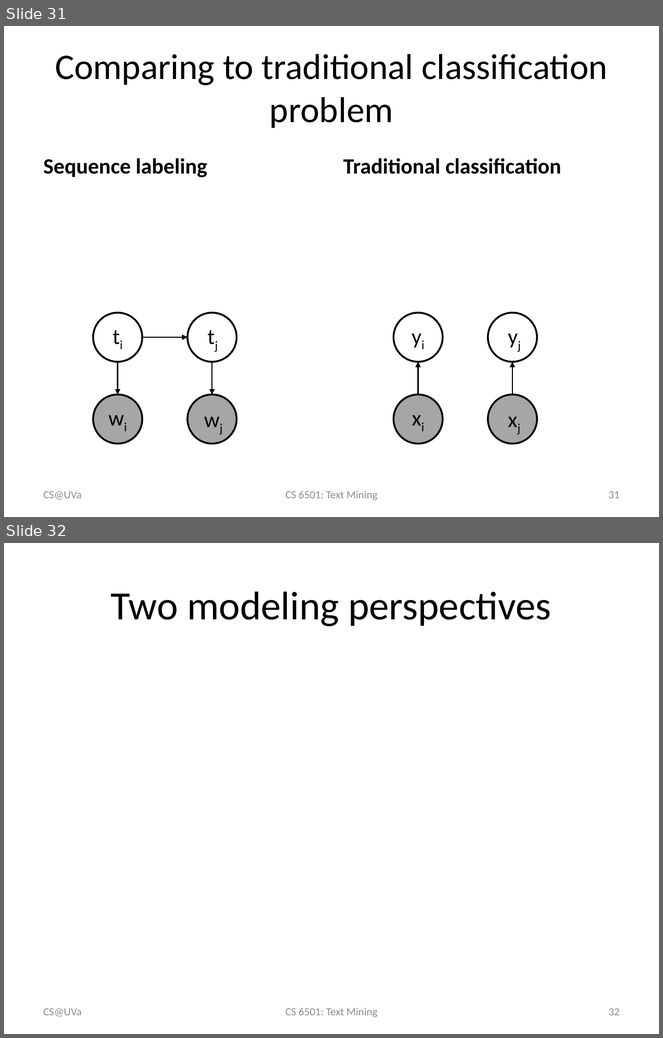
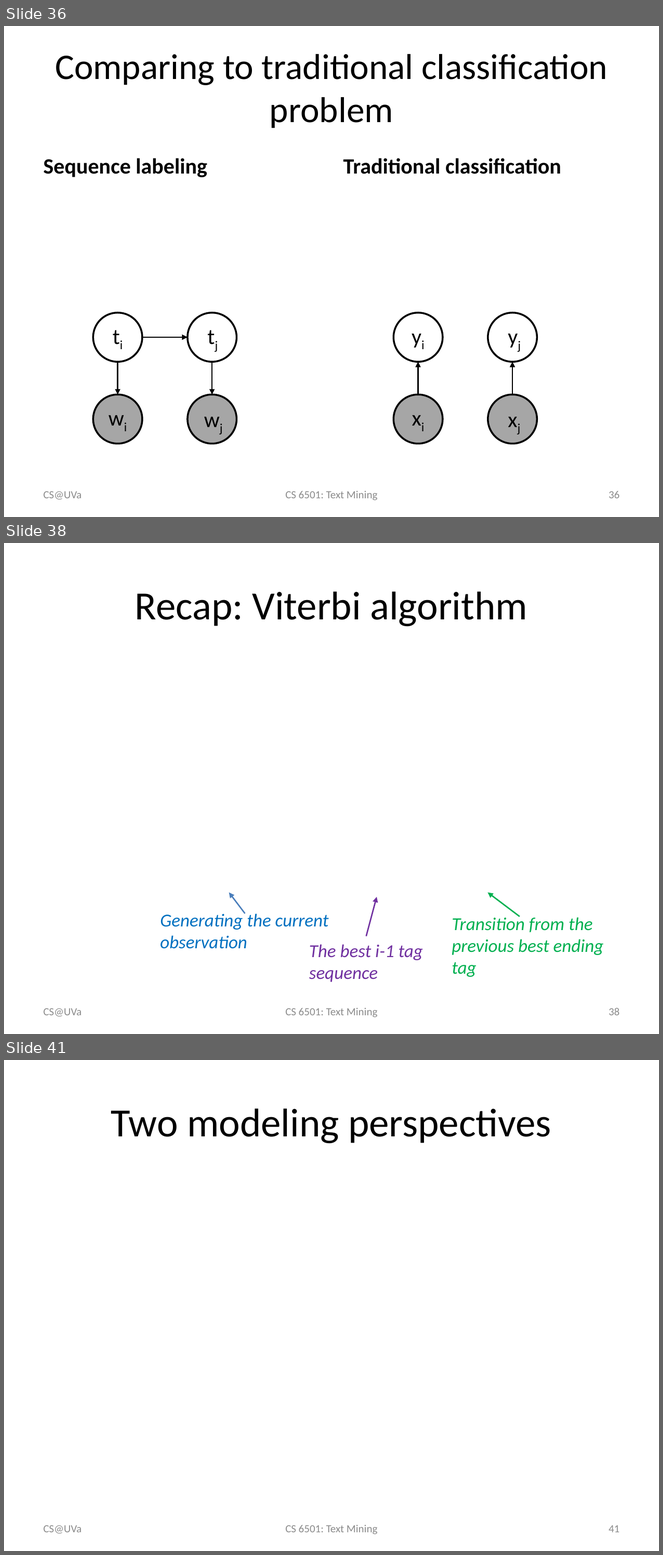
Before and after one commit to wang296/CS6501-Text-Mining, a slide deck: docs/POSTagging-SequenceLabeling.pptx. Shown one above the other, each under a label of ours: slides 31 and 32 before the commit, slides 36, 38 and 41 after it; the slides between them are not shown. The pictures are 663x1038 and 663x1555 pixels, drawn with LibreOffice and Linux fonts; fonts in the diff are those of the drawing; grey boxes stand for pictures. Boxes give left, top, right and bottom in pixels: in the first picture for what was removed or moved away, otherwise in the second. Text is boxed around its words. In the diff, an @@ line names an element or a change of style, - is before the commit and + after.

```diff
--- a/docs/POSTagging-SequenceLabeling.pptx
+++ b/docs/POSTagging-SequenceLabeling.pptx
@@ slide 38 added at (4,543,659,1034), background #FFFFFF @@
@@ title added at (135,591,528,627), 44 pt, text #000000 @@
+Recap: Viterbi algorithm
@@ arrow added from (245, 914) to (229, 893), #4B7EBC 1.5 pt @@
@@ arrow added from (366, 937) to (377, 897), #7030A0 1.5 pt @@
@@ arrow added from (520, 917) to (488, 893), #00B050 1.5 pt @@
@@ text added at (160,914,329,949), 20 pt, text #0070C0, italic @@
+Generating the current observation
@@ text added at (452,915,604,977), 20 pt, text #00B050, italic @@
+Transition from the previous best ending tag
@@ text added at (309,944,423,982), 20 pt, text #7030A0, italic @@
+The best i-1 tag sequence
@@ text added at (44,1008,82,1017), 12 pt, text #8C8C8C @@
+CS@UVa
@@ text added at (285,1008,377,1018), 12 pt, text #8C8C8C @@
+CS 6501: Text Mining
@@ page number added at (609,1008,620,1016), 12 pt, text #8C8C8C @@
+38
@@ what was slide 31 is now slide 36 @@
@@ page number at (609,491,620,499): text changed @@
-31
+36
@@ what was slide 32 is now slide 41 @@
@@ page number at (609,1525,620,1533): text changed @@
-32
+41
```
Also in this commit, not shown: 4 slides changed, 8 other slides added, 5 other files.
